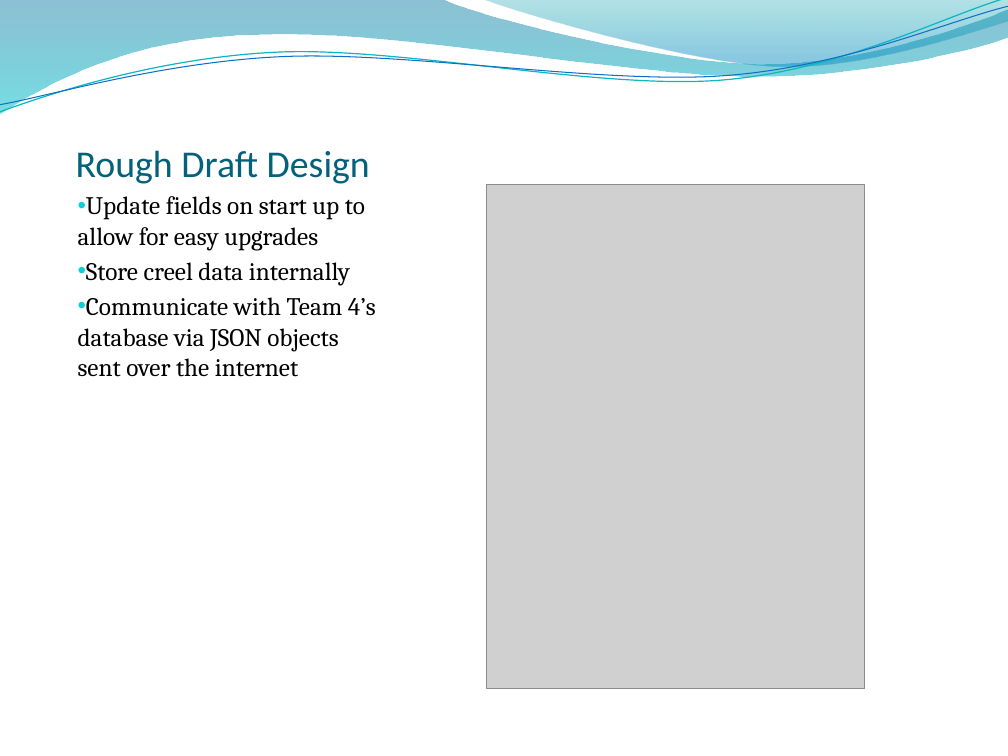
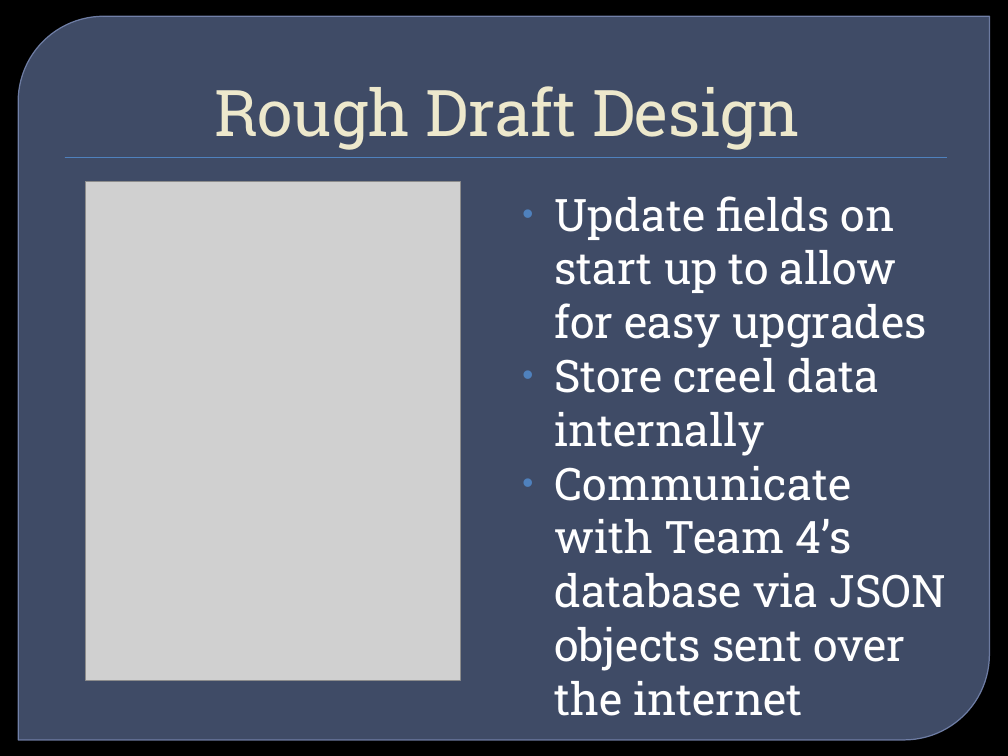
Before and after one commit to ameindygogirl/FishSeniorProject, a slide deck: slide 2 of Briefing2.pptx. Drawn at 1008x756 pixels with LibreOffice and Linux fonts; fonts in the diff are those of the drawing; grey boxes stand for pictures; background and template pictures are left out. Boxes give left, top, right and bottom in pixels: in the first picture for what was removed or moved away, otherwise in the second. Text is boxed around its words. In the diff, an @@ line names an element or a change of style, - is before the commit and + after.

```diff
--- a/Briefing2.pptx
+++ b/Briefing2.pptx
@@ freeform shape removed at (x1=0, y1=0, x2=1008, y2=114) @@
@@ freeform shape removed at (x1=0, y1=0, x2=1008, y2=117) @@
@@ freeform shape removed at (x1=0, y1=6, x2=1008, y2=112) @@
@@ round diag rect added at (x1=18, y1=16, x2=990, y2=740), fill #63759D at 65% opacity, outline #7989B3 0.87 pt @@
@@ title "Rough Draft Design" moved from (x1=76, y1=150, x2=370, y2=184) to (x1=214, y1=86, x2=799, y2=150) @@
@@ title "Rough Draft Design" at (x1=214, y1=86, x2=799, y2=150): size 27 to 46 pt, font Calibri to Roboto Slab, text colour #04617B to #EDE8CE; alignment left to centre; indent changed @@
@@ freeform shape removed at (x1=483, y1=0, x2=1008, y2=70) @@
@@ rectangle added at (x1=65, y1=157, x2=947, y2=158), fill #4F81BD @@
@@ picture resized from (x1=487, y1=184, x2=865, y2=688) to (x1=86, y1=181, x2=460, y2=680) @@
@@ text "Update fields on start up ..." moved from (x1=78, y1=196, x2=376, y2=377) to (x1=555, y1=196, x2=946, y2=716) @@
@@ text "Update fields on start up ..." at (x1=555, y1=196, x2=946, y2=716): size 18 to 32 pt, font Cambria to Roboto Slab, text colour #000000 to #FFFFFF; indent changed; less space between paragraphs; bullet colour #0BD0D9 to #4F81BD @@
```
Also in this commit, not shown: 5 other slides changed, 1 other file.
